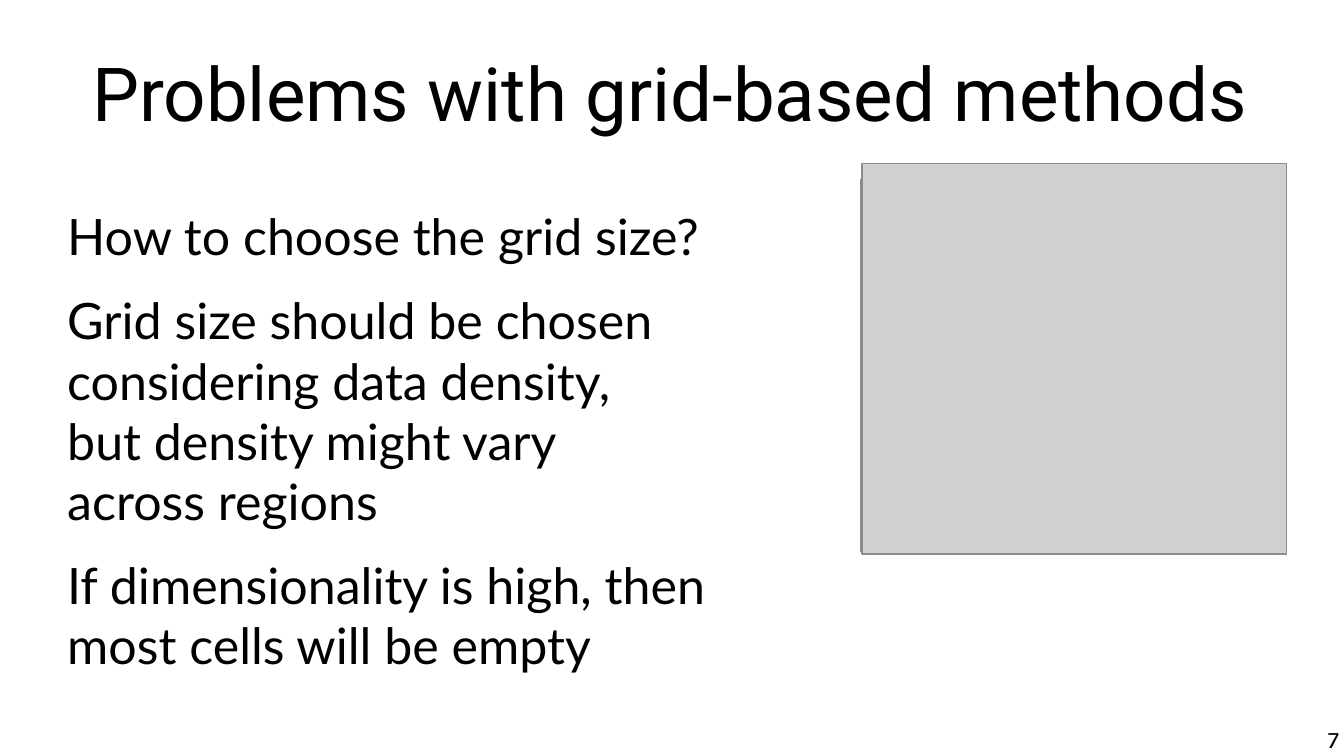
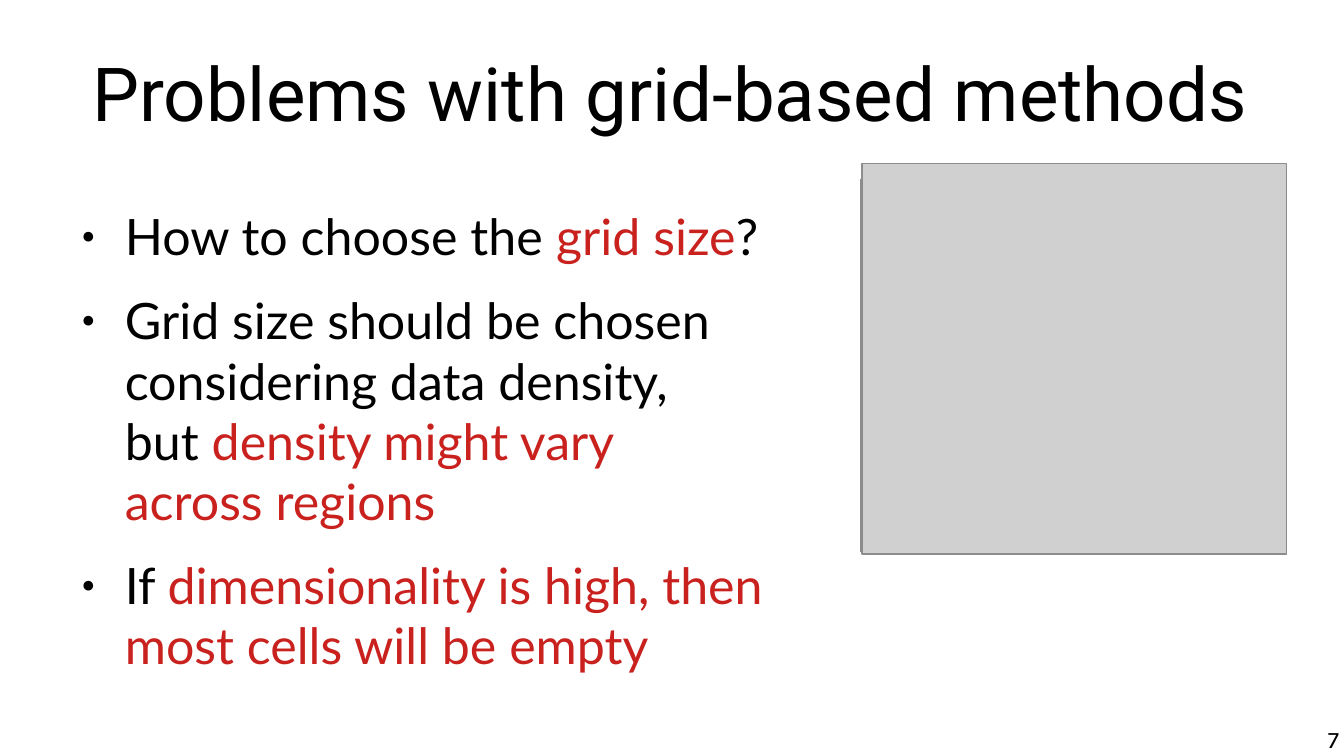
Before and after one commit to marco-calautti/data-mining-course, a slide deck: slide 7 of theory/odp/tt21_outliers_isolation.odp. Drawn at 1344x756 pixels with LibreOffice and Linux fonts; fonts in the diff are those of the drawing; grey boxes stand for pictures. Boxes give left, top, right and bottom in pixels: in the first picture for what was removed or moved away, otherwise in the second. Text is boxed around its words. In the diff, an @@ line names an element or a change of style, - is before the commit and + after.

```diff
--- a/theory/odp/tt21_outliers_isolation.odp
+++ b/theory/odp/tt21_outliers_isolation.odp
@@ text "How to choose the grid ..." at box(125, 218, 762, 673): text colour #000000 to #C9211E in "grid size?", "density might vary across regions", "dimensionality is high, then most cells will ..."; bullet none to ● @@
```
Also in this commit, not shown: 16 other slides changed, 1 slide added, 1 slide removed, 7 other files.
